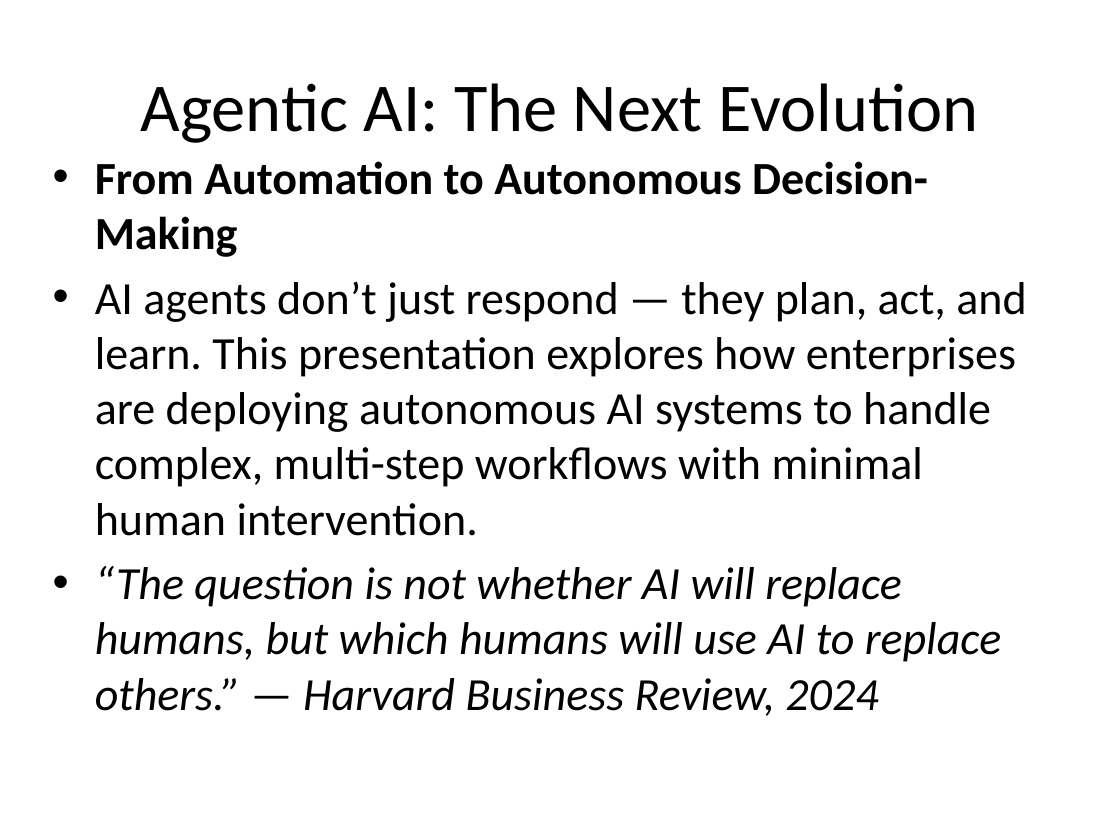
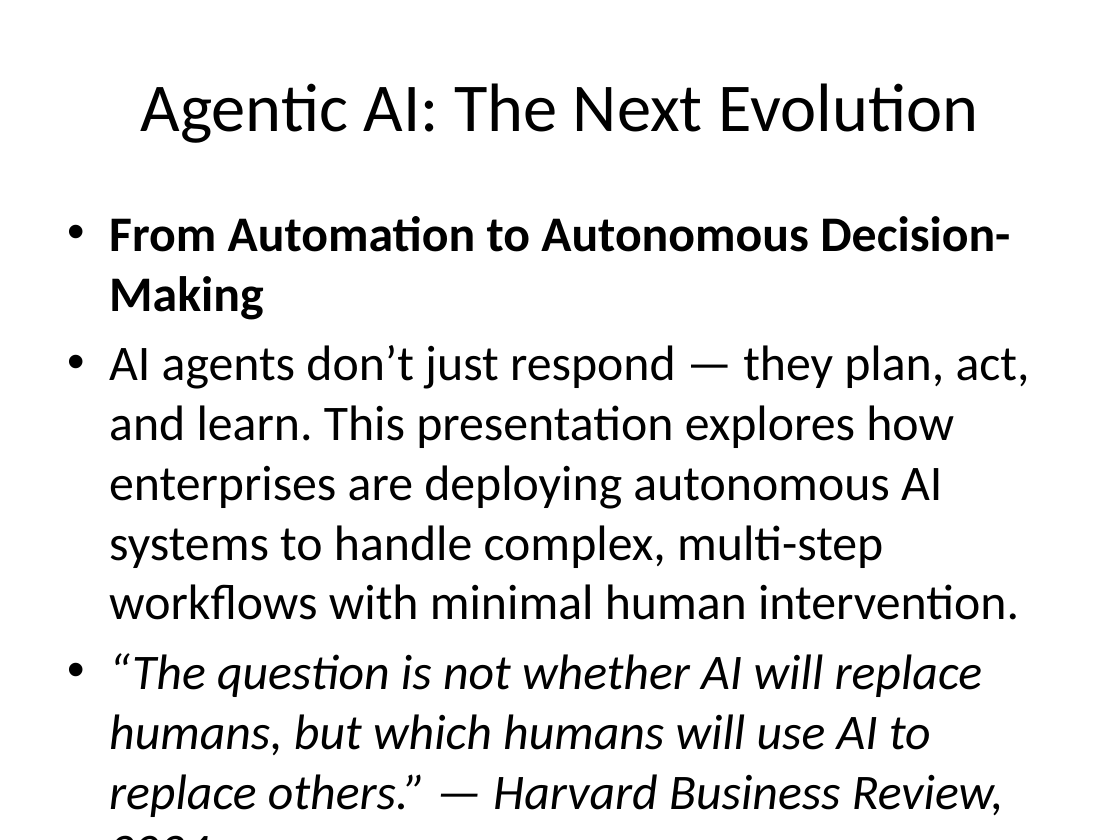
Before and after one commit to rajaamirapu/ppt, a slide deck: slide 1 of agentic_ai_expanded.pptx. Drawn at 1120x840 pixels with LibreOffice and Linux fonts; fonts in the diff are those of the drawing. Boxes give left, top, right and bottom in pixels: in the first picture for what was removed or moved away, otherwise in the second. Text is boxed around its words. In the diff, an @@ line names an element or a change of style, - is before the commit and + after.

```diff
--- a/agentic_ai_expanded.pptx
+++ b/agentic_ai_expanded.pptx
@@ text "From Automation to Autonomous Decision-Making": place and size @@
-text "From Automation to Autonomous Decision-Making" at <box>95,161,1026,716</box>
+text "From Automation to Autonomous Decision-Making" at <box>109,216,1030,817</box>
@@ text "From Automation to Autonomous Decision-Making" at <box>109,216,1030,817</box>: size 29.6 to 32 pt @@
```
Also in this commit, not shown: 17 other slides changed.
